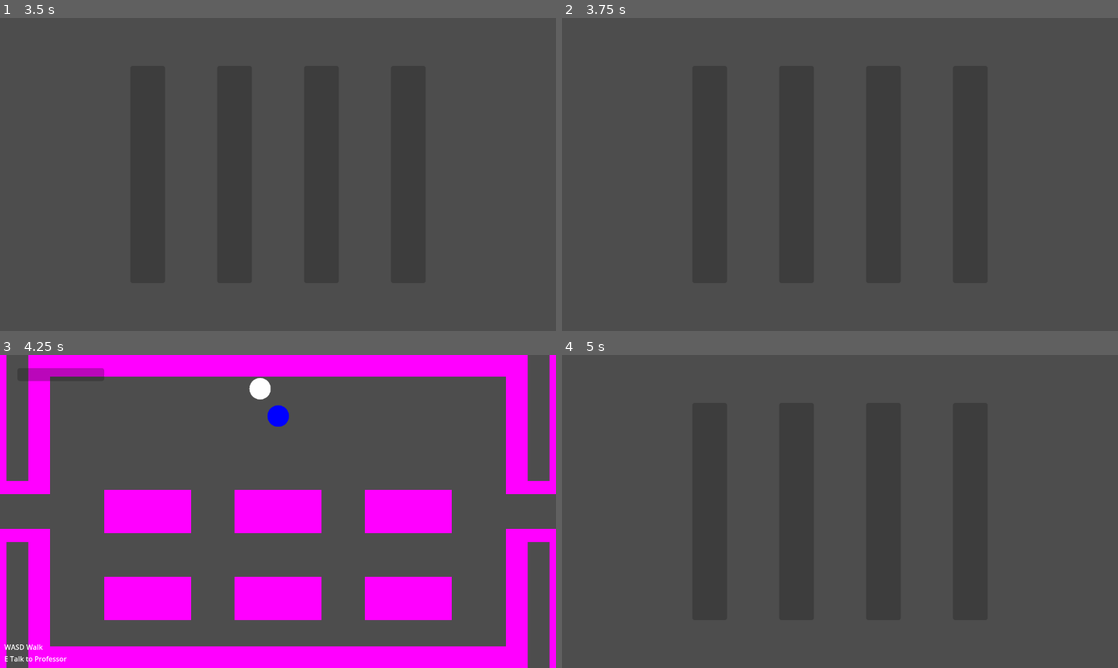
Above: before the commit, frames 1-4 (two rows, left to right).
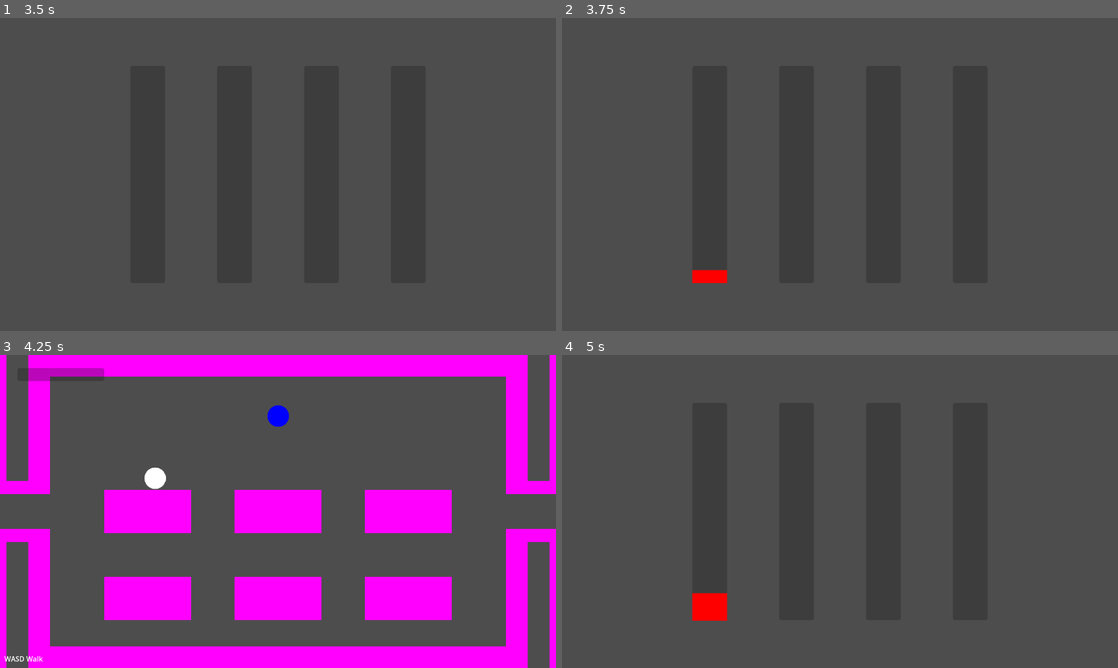
Above: after the commit, the same moments.

Repository: cty012/terror-on-the-tracks-demo
Game: Godot game, scene res://scenes/game.tscn
Two runs of this game, one before a commit and one after it. Both use one fixed random seed, a clock stepped at 60 frames per second and the inputs below.
Inputs:
- Up to frame 1 (3.5 s): tap Enter at 0.5, 2.75 s; hold D 0.53-1.28 s; tap F at 0.6, 3.05 s; tap Space at 0.77, 1.07, 1.52, 1.82, 2, 2.3, 2.85, 3.02, 3.32 s; tap N at 0.8, 1.35 s; hold S 1.28-2.03 s; tap M at 1.55, 2.1 s; hold D 2.03-2.78 s; hold W from 2.78 s (still down)
- Up to frame 2 (3.75 s): tap Space at 3.5 s; release W at 3.53 s; hold A from 3.53 s (still down); tap F at 3.6 s
- Up to frame 3 (4.25 s): keep holding A; tap Space at 3.77, 4.07 s; tap N at 3.8 s
- Up to frame 4 (5 s): keep holding A; tap N at 4.35 s; tap Space at 4.52, 4.82 s; tap M at 4.55 s

Frame 1 is identical in both runs. In frame 2, 0.3% of the frame differs, in the area x 23-30%, y 80-85%; in frame 3, 0.6%, in the area x 0-49%, y 7-98%; in frame 4, 0.6%.

Commit message:
Minigame: lockpicking

Diff:
--- a/scenes/game.tscn
+++ b/scenes/game.tscn
@@ -10,7 +10,7 @@
 [ext_resource type="Script" path="res://scripts/systems/debug_system.gd" id="4_glw46"]
 [ext_resource type="Script" path="res://scripts/controllers/professor_controller.gd" id="7_x2f58"]
 [ext_resource type="Script" path="res://scripts/controllers/dialogue_range_controller.gd" id="9_6tywj"]
-[ext_resource type="StyleBox" uid="uid://bwwcxqxroxego" path="res://shapes/sus-meter-fill.tres" id="9_r3q3p"]
+[ext_resource type="StyleBox" uid="uid://bwwcxqxroxego" path="res://styleboxes/sus-meter-fill.tres" id="9_r3q3p"]
 [ext_resource type="PackedScene" uid="uid://d1gtcvhspy8ya" path="res://prefabs/ui/action_label.tscn" id="9_wm34p"]
 [ext_resource type="Script" path="res://scripts/controllers/ui_sus_meter_controller.gd" id="10_u7f2y"]
 [ext_resource type="Script" path="res://scripts/controllers/welcome_mat_controller.gd" id="11_k3sqm"]
@@ -542,7 +542,7 @@
 offset_bottom = 1720.0
 script = ExtResource("13_ncycx")
 
-[node name="lock1" type="ProgressBar" parent="minigame-lockpick"]
+[node name="pin1" type="ProgressBar" parent="minigame-lockpick"]
 layout_mode = 0
 offset_left = 300.0
 offset_top = 110.0
@@ -551,7 +551,7 @@
 fill_mode = 3
 show_percentage = false
 
-[node name="lock2" type="ProgressBar" parent="minigame-lockpick"]
+[node name="pin2" type="ProgressBar" parent="minigame-lockpick"]
 layout_mode = 0
 offset_left = 500.0
 offset_top = 110.0
@@ -560,7 +560,7 @@
 fill_mode = 3
 show_percentage = false
 
-[node name="lock3" type="ProgressBar" parent="minigame-lockpick"]
+[node name="pin3" type="ProgressBar" parent="minigame-lockpick"]
 layout_mode = 0
 offset_left = 700.0
 offset_top = 110.0
@@ -569,7 +569,7 @@
 fill_mode = 3
 show_percentage = false
 
-[node name="lock4" type="ProgressBar" parent="minigame-lockpick"]
+[node name="pin4" type="ProgressBar" parent="minigame-lockpick"]
 layout_mode = 0
 offset_left = 900.0
 offset_top = 110.0
--- a/scripts/controllers/minigames/lockpick.gd
+++ b/scripts/controllers/minigames/lockpick.gd
@@ -1,16 +1,92 @@
 extends Node
 
 
-# All minigame controllers need this
-func start():
-    pass
+## Minigame: Lockpicking
+##
+## Rules:
+## There are four pins (progress bars) to be aligned at a certain
+## range (randomly generated). Press down A, S, D, F to raise the
+## pin, and release them to drop the pin. You will know a pin is
+## aligned if it turns green.
+##
+## Note that the pin will only be raised if the player press down the
+## corresponding key AND all other pins on its left are aligned.
+##
+## Once all pins are aligned (i.e. turned green), use the SPACE key to
+## open the lock.
+##
+## Press N to give up and return to the main game.
 
 
-# Called when the node enters the scene tree for the first time.
-func _ready() -> void:
-    pass # Replace with function body.
+var event_system: EventSystem
+var input_system: InputSystem
 
 
-# Called every frame. 'delta' is the elapsed time since the previous frame.
-func _process(delta: float) -> void:
-    pass
+var pins: Array[ProgressBar]
+var keys := [KEY_A, KEY_S, KEY_D, KEY_F]
+var targets := []
+
+var incorrect_style: StyleBox
+var correct_style: StyleBox
+
+var inc_speed := 30.0
+var dec_speed := 20.0
+var holding_inc_speed := 10.0
+var holding_dec_speed := 3.0
+
+
+func is_in_range(pin, target):
+    return pin.value > target and pin.value < target + 20.0
+
+
+# All minigame controllers need this
+# Called on minigame enabled
+func start():
+    targets = []
+    # Reset progress bar values
+    for pin in pins:
+        pin.value = 0
+        pin.add_theme_stylebox_override("fill", incorrect_style)
+        # Generate target values
+        targets.append(randf_range(20.0, 80.0))
+
+
+# All minigame controllers need this too
+# Called every frame after the minigame is enabled
+func run(delta: float):
+    # Check if player gives up
+    if input_system.is_key_just_pressed(KEY_N):
+        event_system.emit("game::minigame::end", { "win": false })
+
+    # Push the pins
+    var previous_locks_correct = true
+    for i in range(4):
+        if is_in_range(pins[i], keys[i]):
+            if previous_locks_correct and Input.is_key_pressed(keys[i]):
+                pins[i].value += holding_inc_speed * delta
+            else:
+                pins[i].value -= holding_dec_speed * delta
+            pins[i].add_theme_stylebox_override("fill", correct_style)
+        else:
+            if previous_locks_correct and Input.is_key_pressed(keys[i]):
+                pins[i].value += inc_speed * delta
+            else:
+                pins[i].value -= dec_speed * delta
+            pins[i].add_theme_stylebox_override("fill", incorrect_style)
+            previous_locks_correct = false
+
+    # Check if SPACE is pressed
+    if input_system.is_key_just_pressed(KEY_SPACE):
+        if previous_locks_correct:
+            event_system.emit("game::minigame::end", { "win": true })
+
+
+func _ready() -> void:
+    event_system = $/root/scene/event_system
+    input_system = $/root/scene/input_system
+    pins.append($pin1)
+    pins.append($pin2)
+    pins.append($pin3)
+    pins.append($pin4)
+    incorrect_style = preload("res://styleboxes/pin-red.tres")
+    correct_style = preload("res://styleboxes/pin-green.tres")
--- a/scripts/systems/debug_system.gd
+++ b/scripts/systems/debug_system.gd
@@ -16,8 +16,6 @@
         event_system.emit("game::minigame::start", {
             "node": $"/root/scene/minigame-lockpick",
         })
-    elif input_system.is_key_just_pressed(KEY_N):
-        event_system.emit("game::minigame::end", {})
     elif input_system.is_key_just_pressed(KEY_EQUAL):
         event_system.emit("game::sus-change", { "amount": 10 })
     elif input_system.is_key_just_pressed(KEY_MINUS):
--- a/scripts/systems/input_system.gd
+++ b/scripts/systems/input_system.gd
@@ -3,6 +3,7 @@
 
 var event_system: EventSystem
 var dialogue_system: DialogueSystem
+var minigame_system: MinigameSystem
 var actions_system: ActionsSystem
 
 
@@ -90,12 +91,20 @@
 func _ready() -> void:
     event_system = $/root/scene/event_system
     dialogue_system = $/root/scene/dialogue_system
+    minigame_system = $/root/scene/minigame_system
     actions_system = $/root/scene/actions_system
 
 
 # Called every frame. 'delta' is the elapsed time since the previous frame.
 func _process(delta: float) -> void:
     var actions := []
+    # If minigame is active, no actions are performed
+    # Minigame actions are managed by the minigame script
+    if minigame_system.current_minigame != null:
+        key_just_pressed = []
+        key_just_released = []
+        return
+
     if dialogue_system.in_dialogue():
         actions.push_back("[code]E[/code] Continue conversation")
         detect_dialogue_action()
--- a/scripts/systems/minigame_system.gd
+++ b/scripts/systems/minigame_system.gd
@@ -1,26 +1,33 @@
 extends Node
+class_name MinigameSystem
 
 var event_system: EventSystem
 
 
 var default_camera: Camera2D
-var is_minigame_active := false
+var current_minigame: Node = null
 var lsid_minigame_start := 0
 var lsid_minigame_end := 0
 
 
 func on_minigame_start(event):
-    print("Minigame start")
-    is_minigame_active = true
-    var cameras = event["node"].find_children("", "Camera2D")
+    # Must not have a currently active minigame
+    if current_minigame != null:
+        return
+
+    current_minigame = event["node"]
+    var cameras = current_minigame.find_children("", "Camera2D")
     if not cameras.is_empty():
         cameras[0].make_current()
-        event["node"].start()
+        current_minigame.start()
 
 
 func on_minigame_end(event):
-    print("Minigame end")
-    is_minigame_active = false
+    current_minigame = null
+    if event["win"]:
+        print("You win the minigame")
+    else:
+        print("You lose the minigame")
     default_camera.make_current()
 
 
@@ -39,4 +46,5 @@
 
 # Called every frame. 'delta' is the elapsed time since the previous frame.
 func _process(delta: float) -> void:
-    pass
+    if current_minigame != null:
+        current_minigame.run(delta)
Renamed: shapes/lock-green.tres -> styleboxes/pin-green.tres
Renamed: shapes/lock-red.tres -> styleboxes/pin-red.tres
Renamed: shapes/sus-meter-fill.tres -> styleboxes/sus-meter-fill.tres
